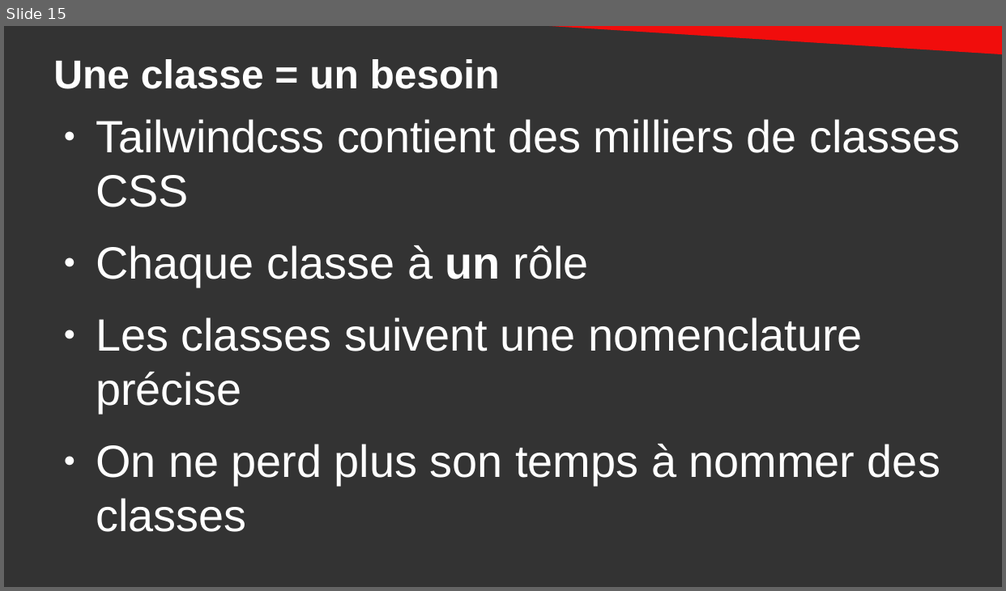
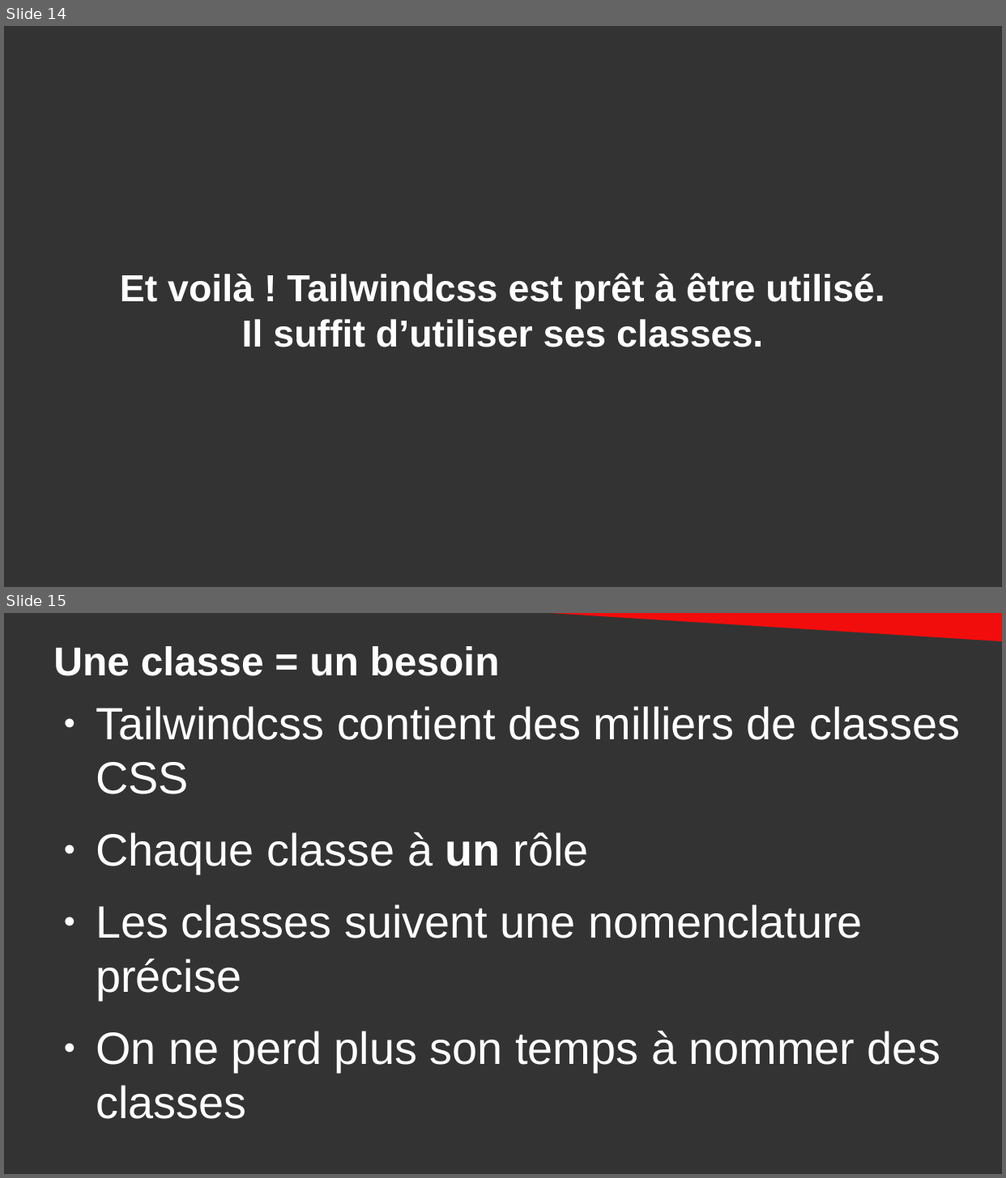
Before and after one commit to DanYellow/cours, a slide deck: integration-web-s2/travaux-pratiques/numero-4/presentation.odp. Shown one above the other, each under a label of ours: slide 15 before the commit, slides 14 and 15 after it. The pictures are 1006x591 and 1006x1178 pixels, drawn with LibreOffice and Linux fonts; fonts in the diff are those of the drawing. Boxes give left, top, right and bottom in pixels: in the first picture for what was removed or moved away, otherwise in the second. Text is boxed around its words. In the diff, an @@ line names an element or a change of style, - is before the commit and + after.

Commit message:
R2.12 - Update tailwindcss course

```diff
--- a/integration-web-s2/travaux-pratiques/numero-4/presentation.odp
+++ b/integration-web-s2/travaux-pratiques/numero-4/presentation.odp
@@ slide 14 added at box(4, 26, 1002, 587), background #333333 @@
@@ title added at box(120, 273, 884, 348), 30 pt, text #FFFFFF, bold @@
+Et voilà ! Tailwindcss est prêt à être utilisé.
+Il suffit d’utiliser ses classes.
```
Also in this commit, not shown: 14 slides changed, 1 slide removed, 2 other files.
